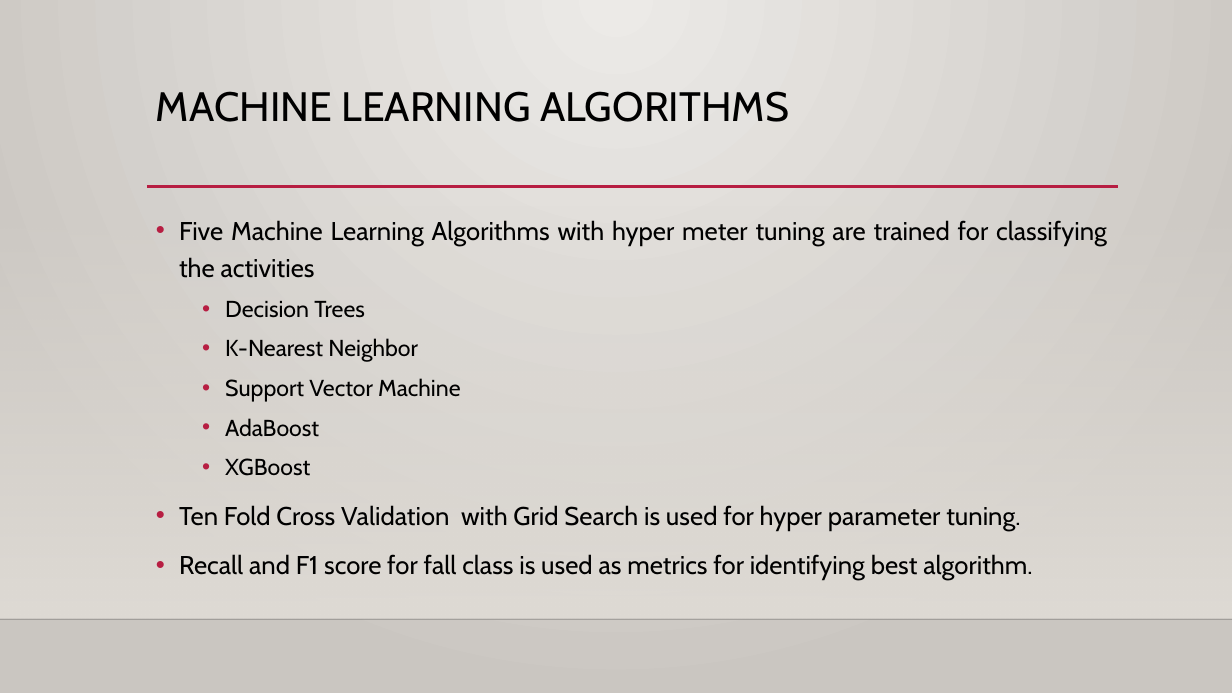
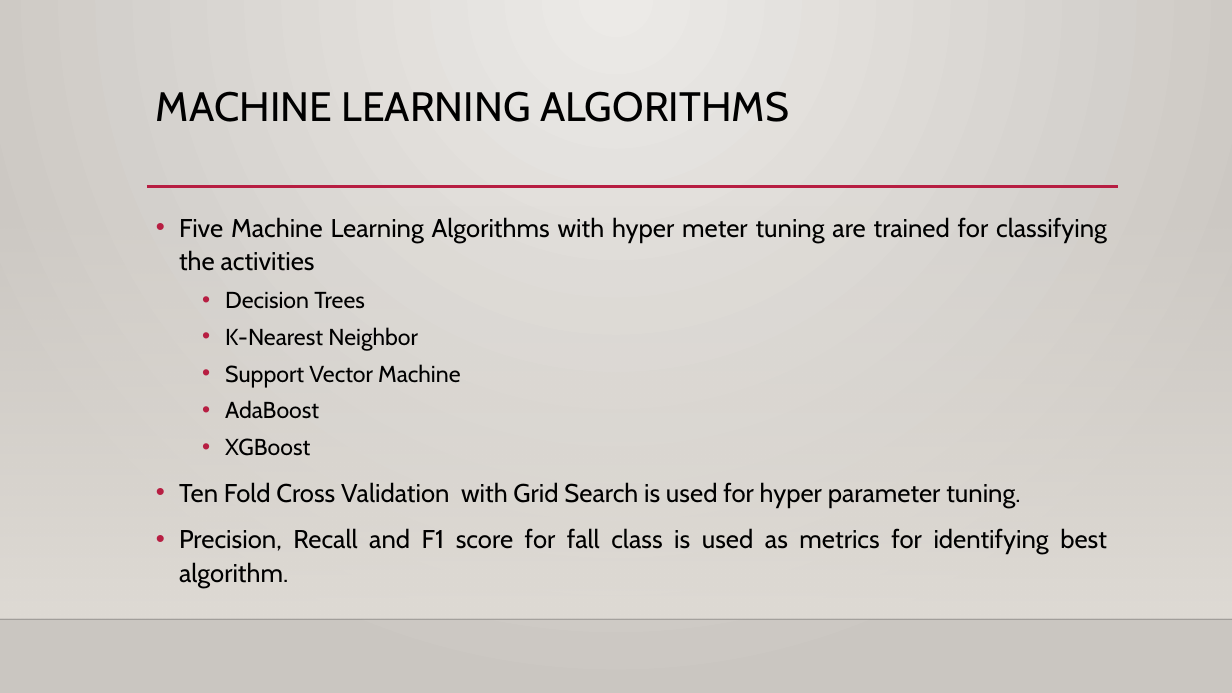
Before and after one commit to pgupta88/Springboard, a slide deck: slide 9 of Capstone_Two/Project Documentation/Technical Presentation.pptx (slide 7 before the commit). Drawn at 1232x693 pixels with LibreOffice and Linux fonts; fonts in the diff are those of the drawing; background and template pictures are left out. Boxes give left, top, right and bottom in pixels: in the first picture for what was removed or moved away, otherwise in the second. Text is boxed around its words. In the diff, an @@ line names an element or a change of style, - is before the commit and + after.

```diff
--- a/Capstone_Two/Project Documentation/Technical Presentation.pptx
+++ b/Capstone_Two/Project Documentation/Technical Presentation.pptx
@@ text at [179,217,1107,507]: line spacing 1.2 to 1.1 @@
@@ text at [179,528,1107,588]: text changed @@
-• Recall and F1 score for fall class is used as metrics for identifying best algorithm.
+• Precision, Recall and F1 score for fall class is used as metrics for identifying best algorithm.
```
Also in this commit, not shown: 5 other slides changed, 5 slides added, 4 slides removed.
